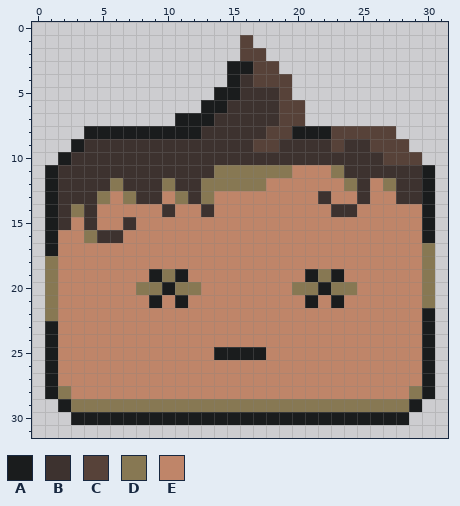
Two states of a pixel-art sprite, unity/Assets/textures/sprites/Dead.png. Above is the file before it was changed.
The file is 32x32 pixels. Colours within 5 levels of each other are drawn and written as one.
Palette (. is transparent): A #1a1c1d  B #3d322f  C #574239  D #877853  E #bf8569
After:
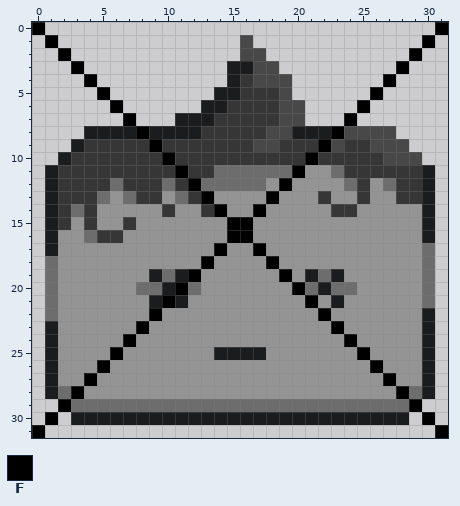
Colours new in this view: F #000000
Diff:
colour B: #3d322f -> #363636
colour C: #574239 -> #484848
colour D: #877853 -> #6d6d6d
colour E: #bf8569 -> #949494
y 0: x 0 . -> F; x 31 . -> F
y 1: x 1 . -> F; x 30 . -> F
y 2: x 2 . -> F; x 29 . -> F
y 3: x 3 . -> F; x 28 . -> F
y 4: x 4 . -> F; x 27 . -> F
y 5: x 5 . -> F; x 26 . -> F
y 6: x 6 . -> F; x 25 . -> F
y 7: x 7 . -> F; x 24 . -> F
y 8: x 8 A -> F; x 23 C -> F
y 9: x 9 B -> F; x 22 B -> F
y 10: x 10 B -> F; x 21 B -> F
y 11: x 11 B -> F; x 20 E -> F
y 12: x 12 B -> F; x 19 E -> F
y 13: x 13 D -> F; x 18 E -> F
y 14: x 14 E -> F; x 17 E -> F
y 15..16: x 15..16 EE -> FF
y 17: x 14 E -> F; x 17 E -> F
y 18: x 13 E -> F; x 18 E -> F
y 19: x 12 E -> F; x 19 E -> F
y 20: x 11 D -> F; x 20 D -> F
y 21: x 10 E -> F; x 21 A -> F
y 22: x 9 E -> F; x 22 E -> F
y 23: x 8 E -> F; x 23 E -> F
y 24: x 7 E -> F; x 24 E -> F
y 25: x 6 E -> F; x 25 E -> F
y 26: x 5 E -> F; x 26 E -> F
y 27: x 4 E -> F; x 27 E -> F
y 28: x 3 E -> F; x 28 E -> F
y 29: x 2 A -> F; x 29 A -> F
y 30: x 1 . -> F; x 30 . -> F
y 31: x 0 . -> F; x 31 . -> F
